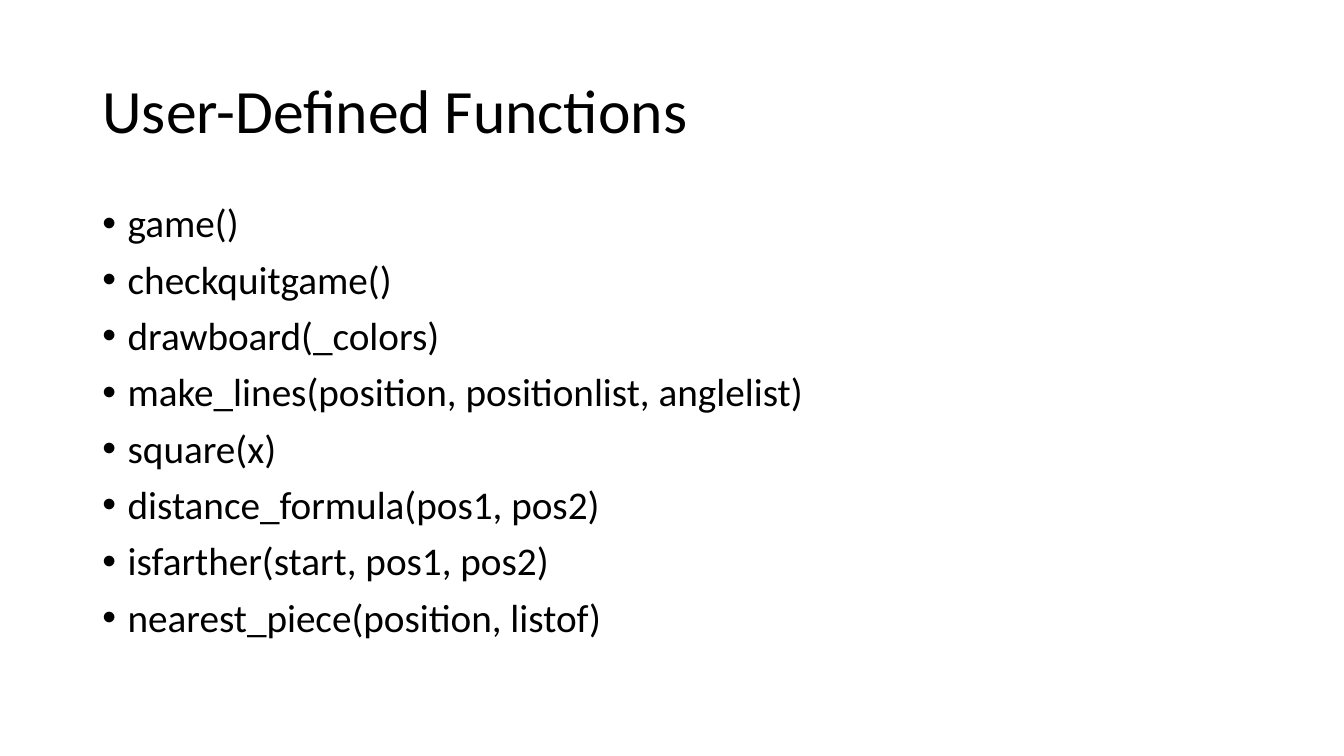
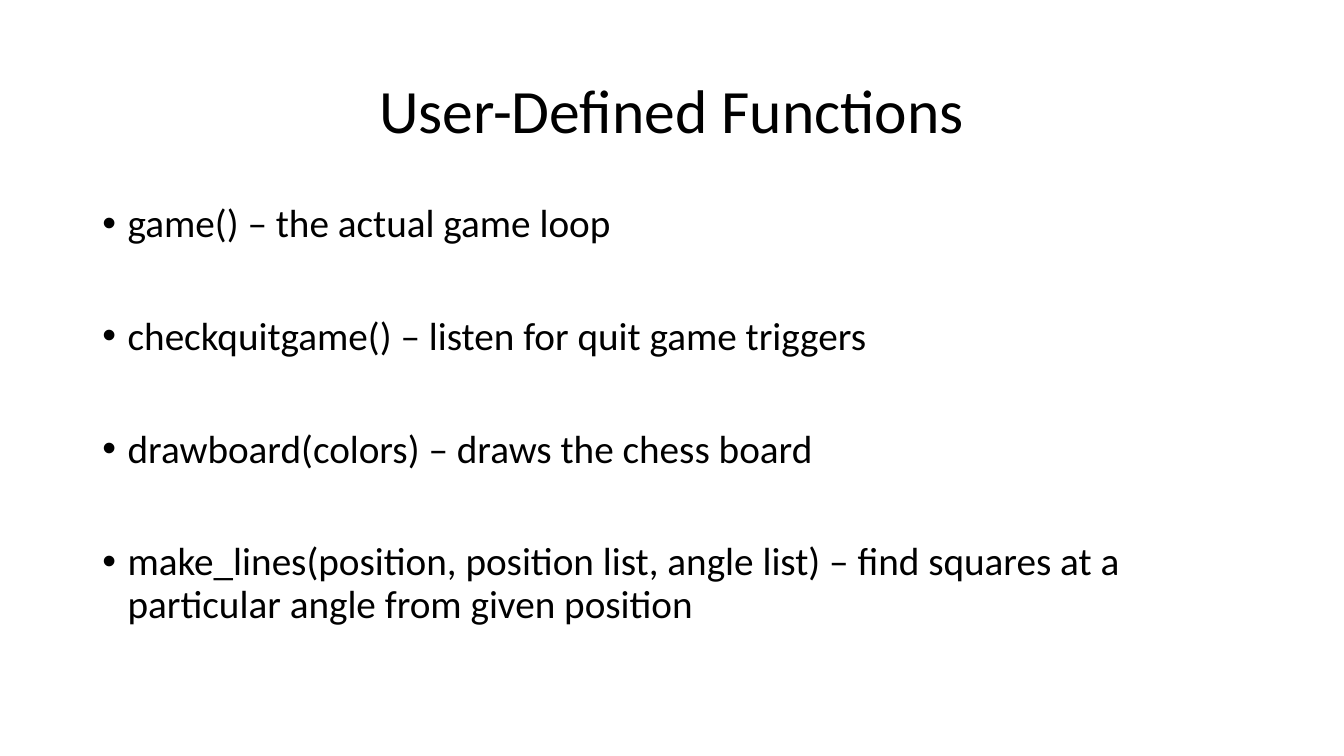
Before and after one commit to chattarajoy/Shatranj, a slide deck: slide 9 of MEDIA/presentation.pptx (slide 8 before the commit). Drawn at 1344x756 pixels with LibreOffice and Linux fonts; fonts in the diff are those of the drawing. Boxes give left, top, right and bottom in pixels: in the first picture for what was removed or moved away, otherwise in the second. Text is boxed around its words. In the diff, an @@ line names an element or a change of style, - is before the commit and + after.

```diff
--- a/MEDIA/presentation.pptx
+++ b/MEDIA/presentation.pptx
@@ title "User-Defined Functions" at [379,90,964,134]: alignment left to centre @@
@@ text at [128,208,1120,625]: text changed @@
-• game()
-• checkquitgame()
-• drawboard(_colors)
-• make_lines(position, positionlist, anglelist)
-• square(x)
-• distance_formula(pos1, pos2)
-• isfarther(start, pos1, pos2)
-• nearest_piece(position, listof)
+• game() – the actual game loop
+• checkquitgame() – listen for quit game triggers
+• drawboard(colors) – draws the chess board
+• make_lines(position, position list, angle list) – find squares at a particular angle from given position
```
Also in this commit, not shown: 5 other slides changed, 4 slides added, 1 slide removed, 4 other files.
